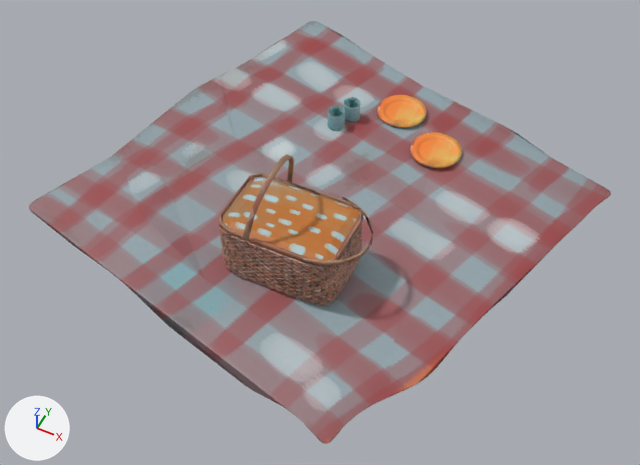
A saved change to the glTF model quest_props_date/LO_picnic.glb.
Camera for both pictures: a 50 mm camera at (4.85, -3.08, 8.18) aimed at (3.43, -0.25, 4.64). Lighting does not change. The marker at lower left points along +X, +Y and +Z. The older version comes first. Where no turn or scale is listed for an object, it has been applied to the vertices. Vertices at exactly the same position are counted once.

Names of what the first picture shows: 'Plane', 'cloth', 'cup', 'plate', 'plate.001'.
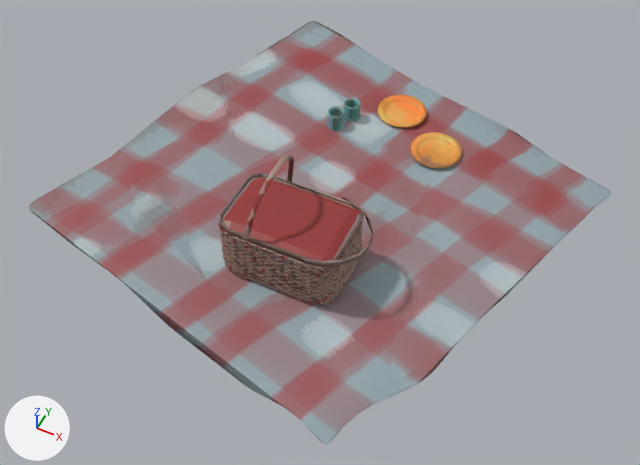
The newer file is also turned or shifted as a whole; pictures and numbers use the older file's frame.

What changed in the scene script:
```text
Change me_plane_009:
    where me_plane_009.from_pydata(...)  # 204 vertices, 396 faces; spans x -1.41..1.45, y -1.39..1.45, z -0.04..0.04
    used by ob_cloth; location = (3.302, 0.046, 4.617)
    verts and faces of me_plane_009; kept vertices keep their numbers, new ones are numbered from 204
    before: 84 (-1.01, -0.94, 0.0) at pixel (73, 245), 113 (-1.35, -0.85, 0.0) at pixel (32, 213), 200 (-0.71, -1.0, -0.01) at pixel (113, 274)
    me_plane_009 part 1
    add delete_faces([(84, 200, 113)])
    add faces += [(84, 113, 200)]
    me_plane_009 part 2: 383 kept faces spanning x -1.41..1.45, y -1.39..1.45, z -0.04..0.04 get new texture (UV) coordinates
Change me_plane_010:
    where me_plane_010.from_pydata(...)  # 8550 vertices, 17071 faces; spans x -0.33..0.429, y -0.223..0.232, z -0.396..0.312
    used by ob_plane; location = (3.391, -0.491, 4.995)
    me_plane_010 part 3: texture (UV) coordinates of 17071 of 17071 faces, centred in x -0.323..0.427, y -0.219..0.228, z -0.394..0.309, changed; they spanned u 0.0..1.0, v 0.0..0.85 and now span u 0.98..0.98, v 0.0..1.0
```

What differs and where, as boxes [x1, y1, x2, y2] in the pictures (640 x 465 px; the box of a moved part takes in the faces that stretch with it):
part 1 of me_plane_009, moved or reshaped: [38, 217, 111, 273] in both
part 2 of me_plane_009, surface changed: [29, 21, 611, 444] in both
part 3 of me_plane_010, surface changed (orange to brown): [218, 154, 373, 306] in both
